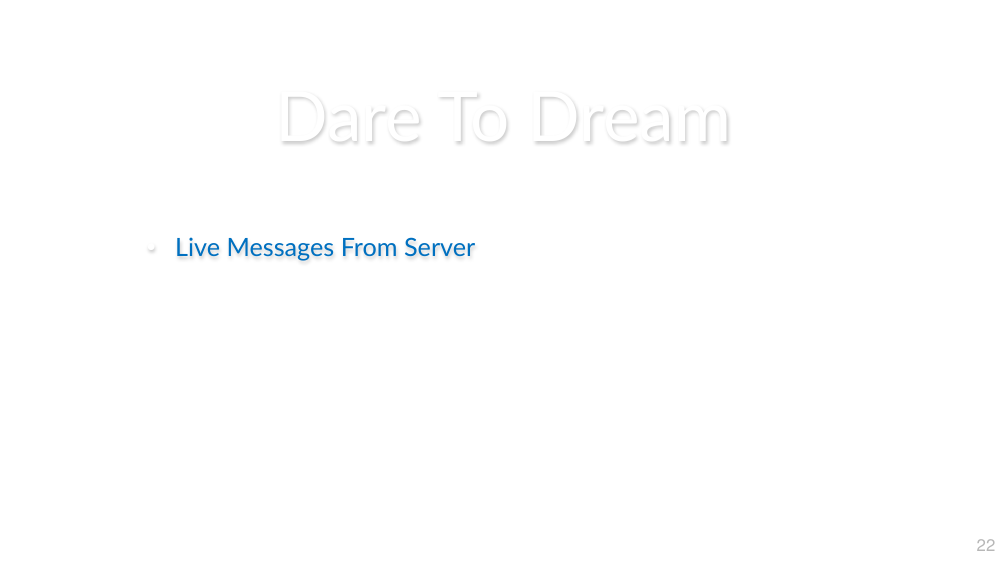
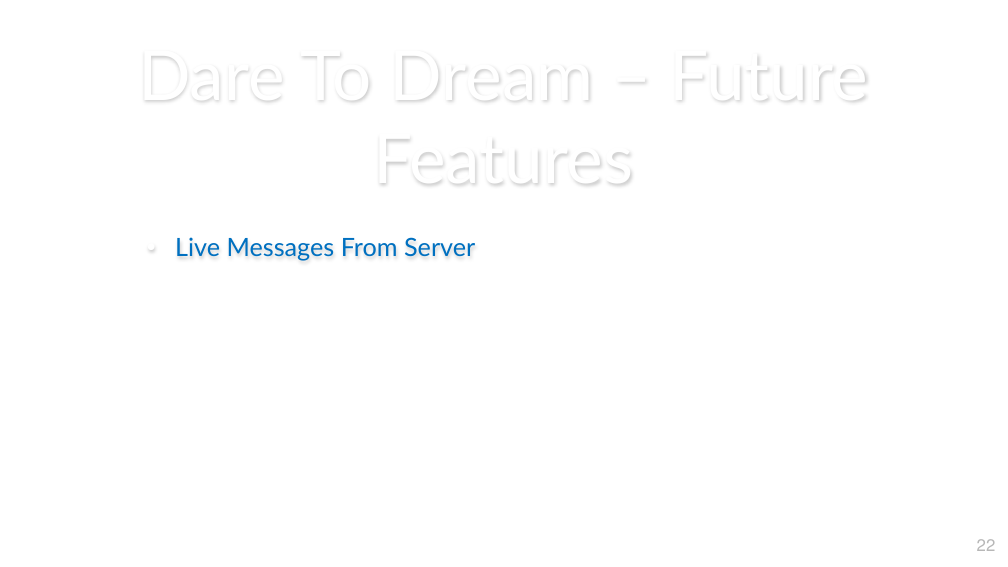
Before and after one commit to ronfri48/Play4Play, a slide deck: slide 22 of docs/Blockchain Final Project.pptx. Drawn at 1008x567 pixels with LibreOffice and Linux fonts; fonts in the diff are those of the drawing; background and template pictures are left out. Boxes give left, top, right and bottom in pixels: in the first picture for what was removed or moved away, otherwise in the second. Text is boxed around its words. In the diff, an @@ line names an element or a change of style, - is before the commit and + after.

```diff
--- a/docs/Blockchain Final Project.pptx
+++ b/docs/Blockchain Final Project.pptx
@@ text at (138,56,868,184): text changed @@
-Dare To Dream
+Dare To Dream – Future Features
```
Also in this commit, not shown: 1 other slide changed.
